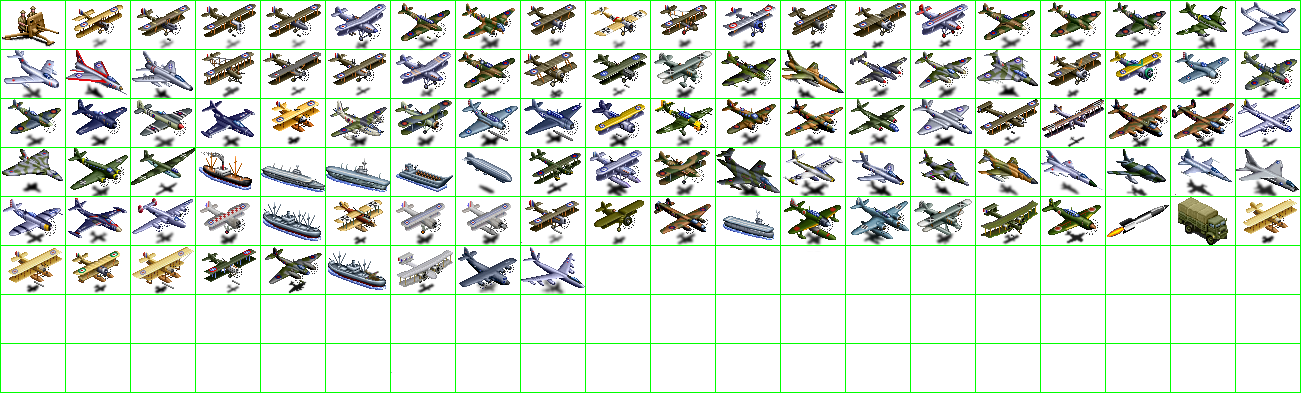
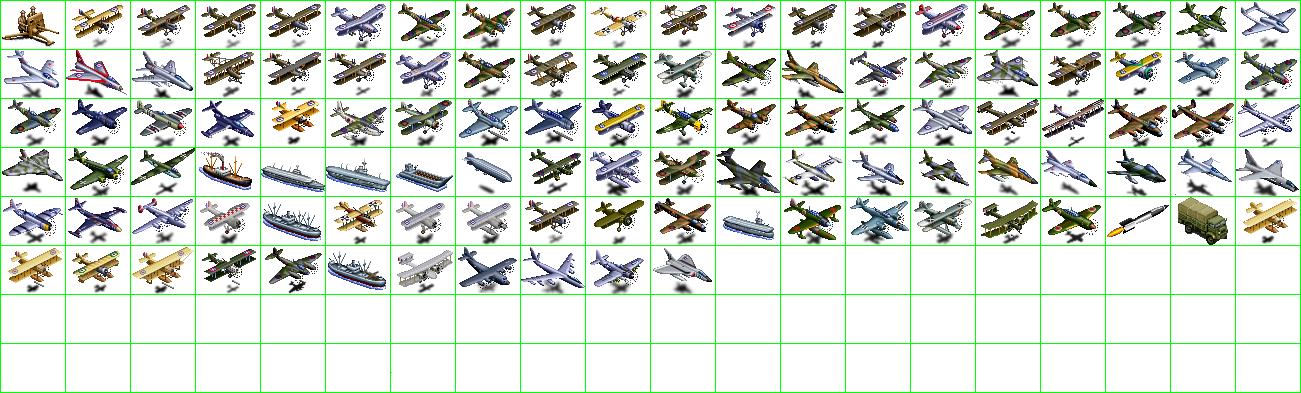
Layer changes from the first 1301×393 image to the second:
painted on "units" over 521, 242, 712, 294
